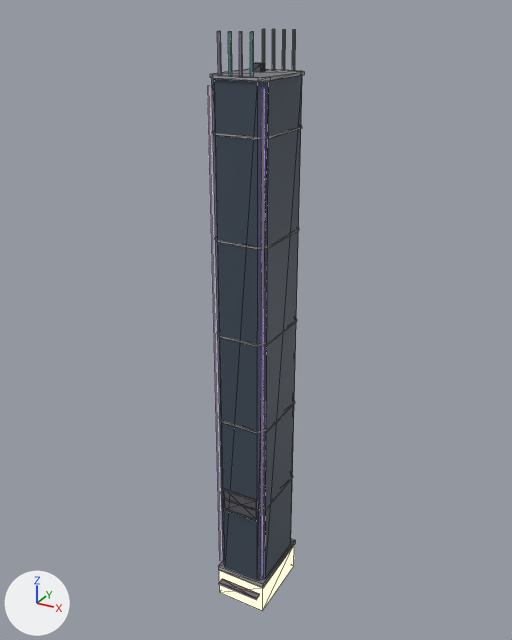
A saved change to the glTF model assets/future/models/neon_city/r1014_fins.glb.
Both versions are drawn from a 50 mm camera at (55.0, -100.7, 109.5) aimed at (-1.1, 1.4, 58.5). Arrows for +X, +Y and +Z are at lower left; the lights stay in place. The picture after the commit comes second. Mesh edges are drawn as thin lines. Vertices at exactly the same position are counted once.

The older version as bpy lines, for what is in view:
```python
me_r1014_fins = bpy.data.meshes.new('r1014_fins')
me_r1014_fins.from_pydata(...)  # 328 vertices, 510 faces; spans x -5.2..5.2, y -8.4..7.2, z 0.0..106.5
# faces by material slot: [16, 8, 14, 292, 48, 48, 84]
me_r1014_fins.materials.append(mat_fa_b)  # dark blue #3f4b59
me_r1014_fins.materials.append(mat_shop)  # beige #cbb395, glowing beige #ffe1bc
me_r1014_fins.materials.append(mat_roof)  # grey #7c7c81
me_r1014_fins.materials.append(mat_trim)  # grey #a6a8ad
me_r1014_fins.materials.append(mat_metal)  # dark grey #595961
me_r1014_fins.materials.append(mat_neon_c)  # cyan #6cf9ff, glowing cyan #6cf9ff
me_r1014_fins.materials.append(mat_neon_v)  # purple #c4a0ff, glowing purple #c4a0ff
ob_r1014_fins = bpy.data.objects.new('r1014_fins', me_r1014_fins)
ob_r1014_fins.location = (0.0, 0.0, 0.0)
```
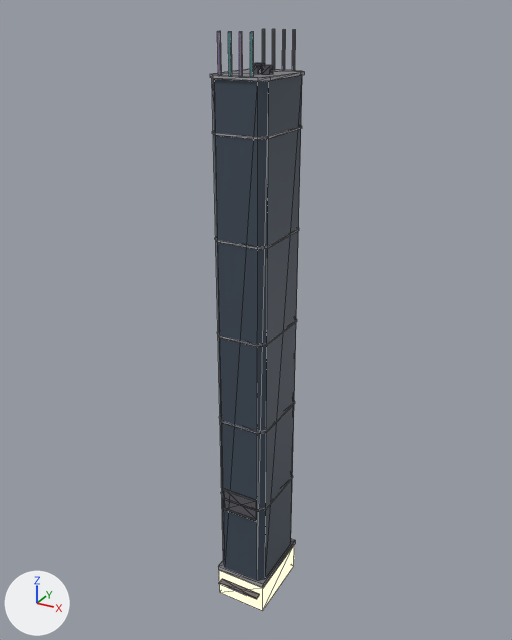
Changed parts and their boxes [x1, y1, x2, y2] in the pictures (512 x 640 px; the box of a moved part takes in the faces that stretch with it):
'r1014_fins', reshaped
    before: [208, 29, 304, 611]
    after: [210, 29, 304, 611]
part 1 of me_r1014_fins, moved or reshaped
    before: [254, 63, 264, 72]
    after: [262, 65, 273, 74]
part 2 of me_r1014_fins, added
    after: [254, 65, 261, 74]
part 3 of me_r1014_fins, deleted
    before: [261, 89, 264, 577]
part 4 of me_r1014_fins, deleted
    before: [208, 86, 221, 561]

What the commit changed:
me_r1014_fins is used by ob_r1014_fins; location (0.0, 0.0, 0.0).
me_r1014_fins had 328 vertices, 510 faces and spanned x -5.2..5.2, y -8.4..7.2, z 0.0..106.5.
me_r1014_fins now has 320 vertices, 498 faces and spans x -5.2..5.2, y -8.3..7.2, z 0.0..106.5.
me_r1014_fins part 1: the loose piece of 8 vertices spanning x -2.0..-0.6, y 1.9..2.9, z 100.5..101.7 is moved by (3.5, -3.5, 0.0).
me_r1014_fins part 2: a new loose piece, a box spanning x -0.3..1.1, y -1.9..-0.9, z 100.5..101.7, in mat_metal (dark grey #595961).
me_r1014_fins part 3: the loose piece of 8 vertices spanning x 4.6..4.8, y -7.0..-6.8, z 8.5..99.0 is deleted.
me_r1014_fins part 4: the loose piece of 8 vertices spanning x -4.8..-4.6, y -7.0..-6.8, z 8.5..99.0 is deleted.
Other edits to the shape of me_r1014_fins do not show in these pictures.
